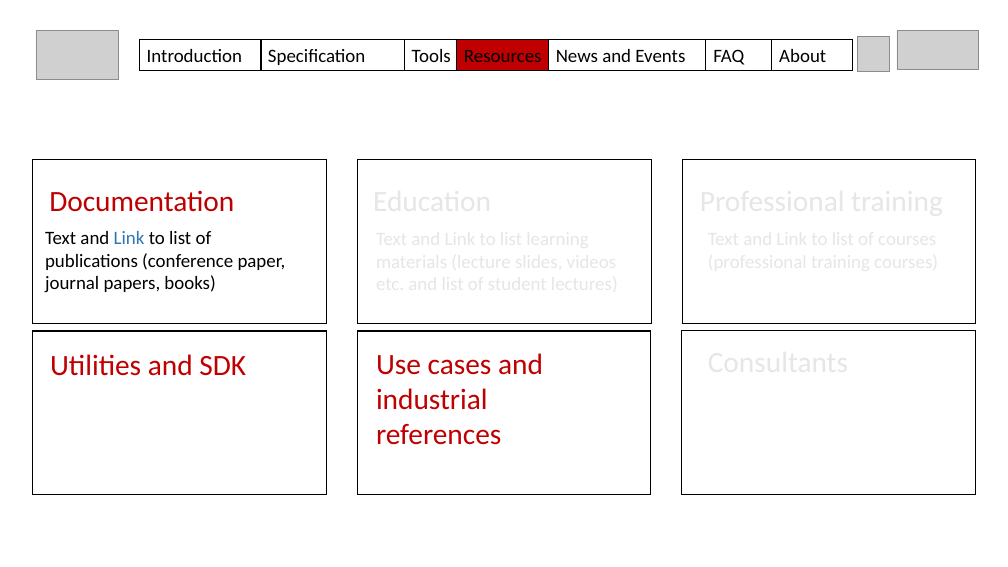
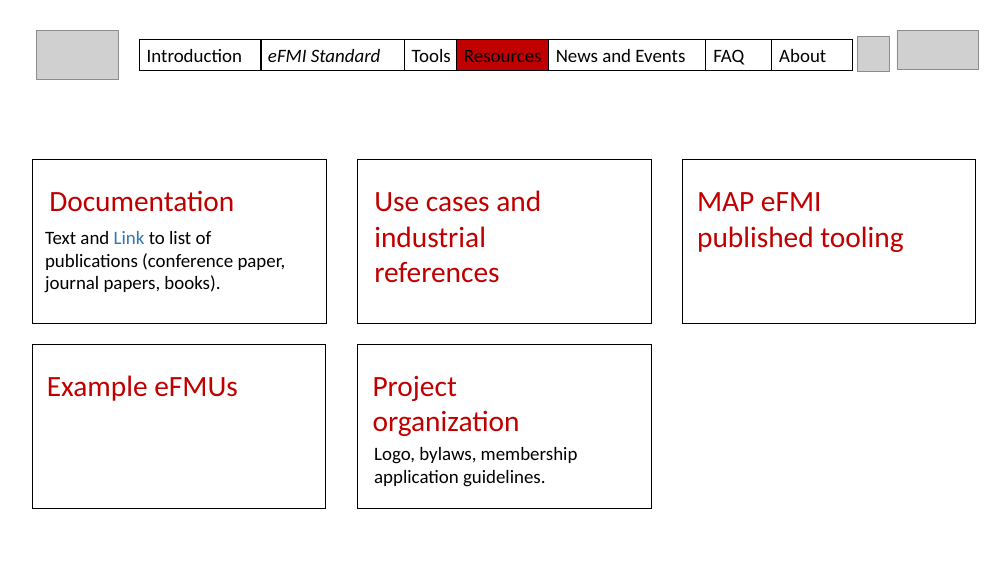
Before and after one commit to modelica/efmi-standard.org, a slide deck: slide 5 of documentation/2022-03-29_MAP-structure-draft.pptx (slide 6 before the commit). Drawn at 1008x567 pixels with LibreOffice and Linux fonts; fonts in the diff are those of the drawing; grey boxes stand for pictures. Boxes give left, top, right and bottom in pixels: in the first picture for what was removed or moved away, otherwise in the second. Text is boxed around its words. In the diff, an @@ line names an element or a change of style, - is before the commit and + after.

```diff
--- a/documentation/2022-03-29_MAP-structure-draft.pptx
+++ b/documentation/2022-03-29_MAP-structure-draft.pptx
@@ text in rectangle at (268,49,381,62): text changed; italic on @@
-Specification
+eFMI Standard
@@ text "Use cases and industrial references": place and size @@
-text "Use cases and industrial references" at (376,353,543,445)
+text "Use cases and industrial references" at (374,190,541,283)
@@ text added at (697,192,903,252), 28 pt, text #C00000 @@
+MAP eFMI published tooling
@@ text at (45,231,286,293): text changed @@
-Text and Link to list of publications (conference paper, journal papers, books)
+Text and Link to list of publications (conference paper, journal papers, books).
@@ rectangle: place and size @@
-rectangle at (33,331,327,495)
+rectangle at (32,344,326,508)
@@ text removed at (50,354,246,376) @@
-Utilities and SDK
@@ rectangle: place and size @@
-rectangle at (357,331,651,495)
+rectangle at (358,345,652,509)
@@ rectangle removed at (682,330,976,495) @@
@@ text added at (47,375,238,401), 28 pt, text #C00000 @@
+Example eFMUs
@@ text added at (373,375,520,436), 28 pt, text #C00000 @@
+Project organization
@@ text added at (374,447,578,487), 18 pt, text #000000 @@
+Logo, bylaws, membership application guidelines.
```
Also in this commit, not shown: 6 other slides changed, 1 slide added, 2 slides removed, 14 other files.
